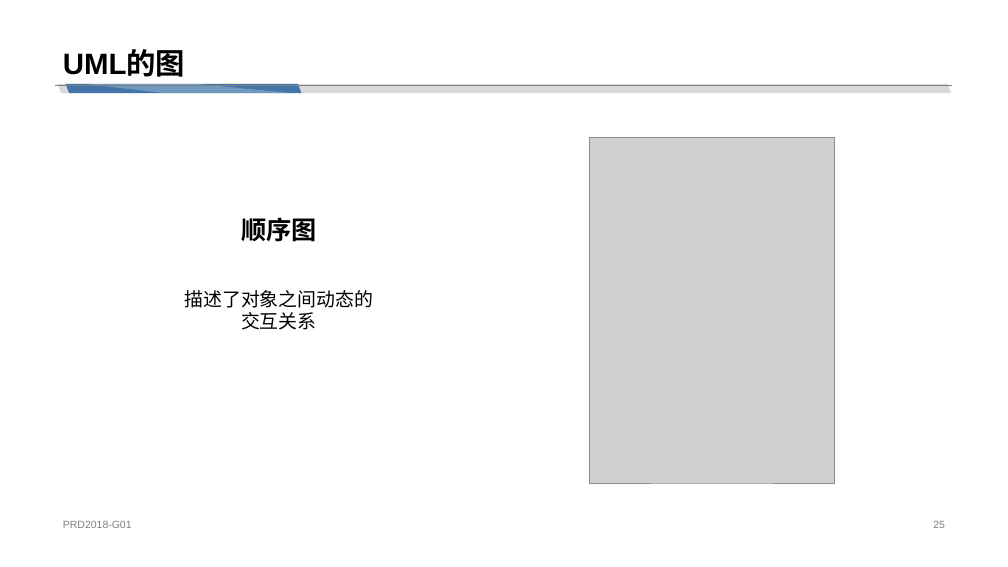
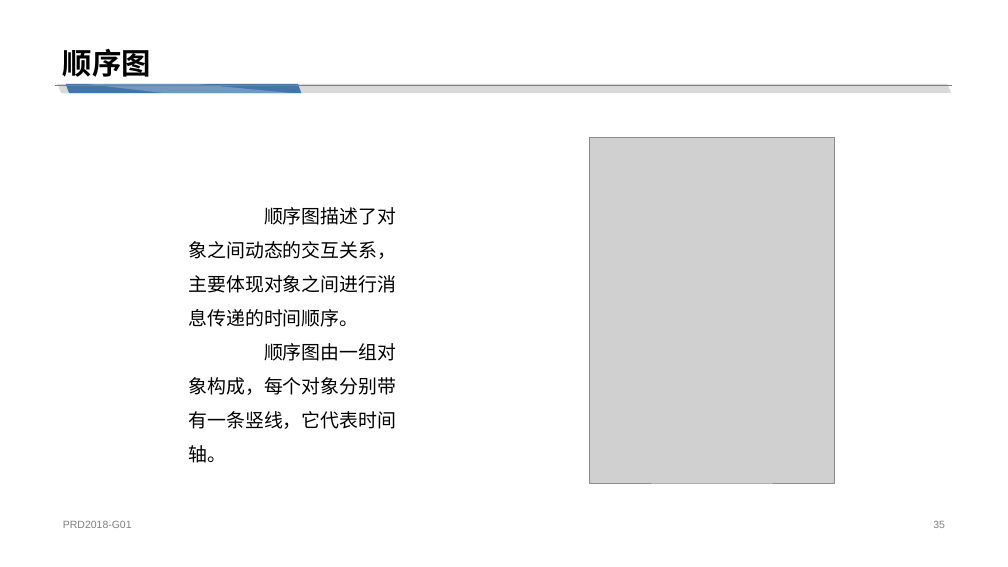
Before and after one commit to cchello/PRD2018-G01, a slide deck: slide 35 of 非受控文档/陈铉文/UML概述.pptx (slide 25 before the commit). Drawn at 1008x567 pixels with LibreOffice and Linux fonts; fonts in the diff are those of the drawing; grey boxes stand for pictures. Boxes give left, top, right and bottom in pixels: in the first picture for what was removed or moved away, otherwise in the second. Text is boxed around its words. In the diff, an @@ line names an element or a change of style, - is before the commit and + after.

```diff
--- a/非受控文档/陈铉文/UML概述.pptx
+++ b/非受控文档/陈铉文/UML概述.pptx
@@ title at (63, 49, 151, 77): text changed @@
-UML的图
+顺序图
@@ text at (188, 207, 396, 463): text changed @@
-描述了对象之间动态的
-交互关系
+顺序图描述了对象之间动态的交互关系，主要体现对象之间进行消息传递的时间顺序。
+顺序图由一组对象构成，每个对象分别带有一条竖线，它代表时间轴。
@@ text removed at (241, 214, 317, 247) @@
-顺序图
```
Also in this commit, not shown: 16 other slides changed, 12 slides added.
